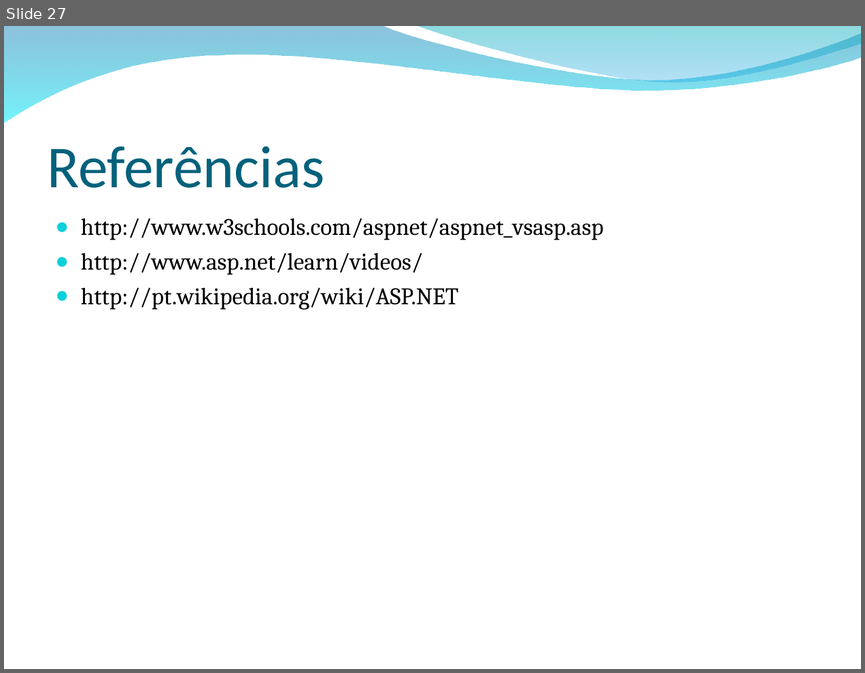
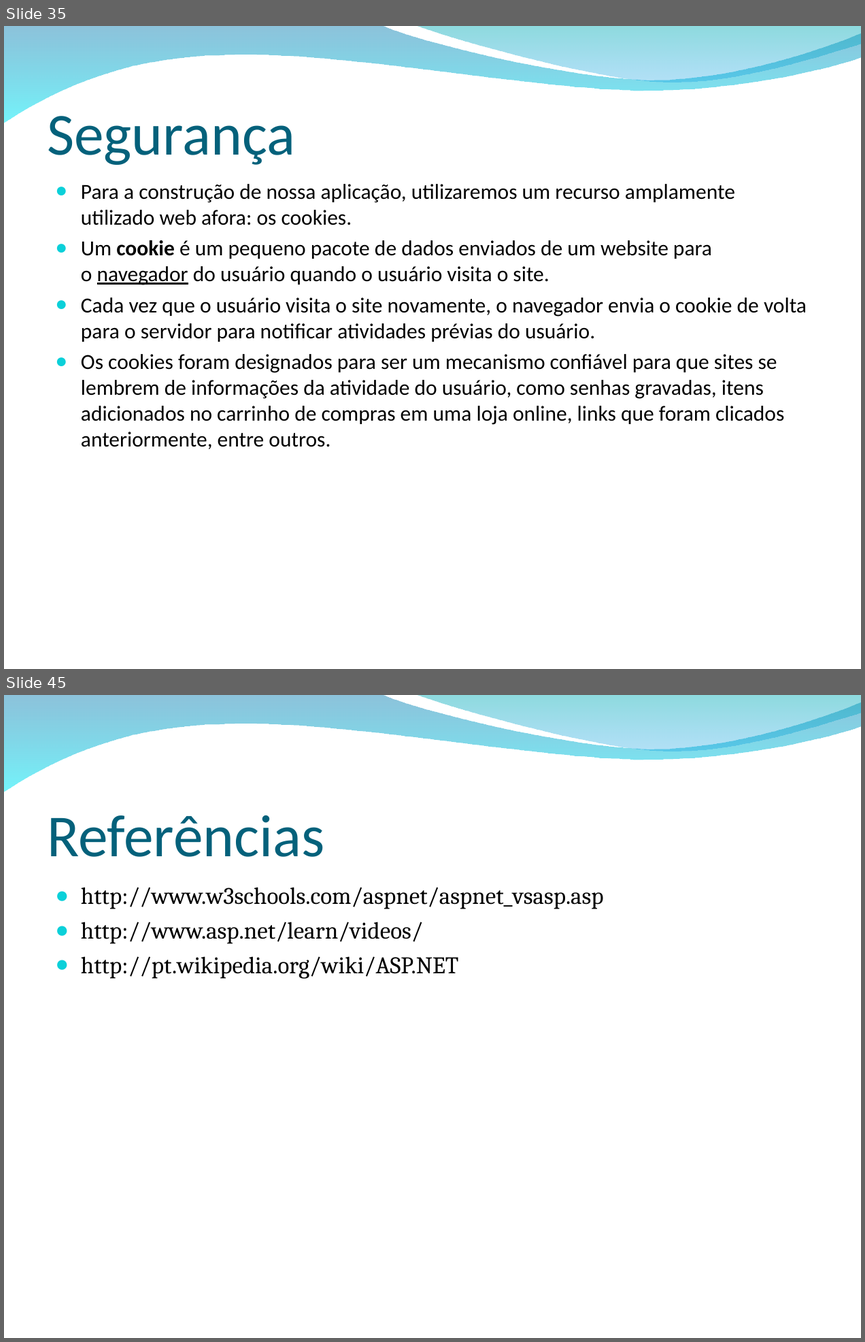
Before and after one commit to wandersonalvesrodrigues/Apresentacao_ASP.NET_MVC, a slide deck: ASP.NET MVC.ppt. Shown one above the other, each under a label of ours: slide 27 before the commit, slides 35 and 45 after it; the slides between them are not shown. The pictures are 865x673 and 865x1342 pixels, drawn with LibreOffice and Linux fonts; fonts in the diff are those of the drawing; background and template pictures are left out. Boxes give left, top, right and bottom in pixels: in the first picture for what was removed or moved away, otherwise in the second. Text is boxed around its words. In the diff, an @@ line names an element or a change of style, - is before the commit and + after.

```diff
--- a/ASP.NET MVC.ppt
+++ b/ASP.NET MVC.ppt
@@ slide 35 added at (x1=4, y1=26, x2=861, y2=669), background picture (left out); not listed: 2 template elements that a slide beside it also shows @@
@@ title added at (x1=47, y1=116, x2=296, y2=165), 50 pt, text #04617B @@
+Segurança
@@ text added at (x1=81, y1=184, x2=806, y2=449), 18 pt, text #000000 @@
+● Para a construção de nossa aplicação, utilizaremos um recurso amplamente utilizado web afora: os cookies.
+● Um cookie é um pequeno pacote de dados enviados de um website para o navegador do usuário quando o usuário visita o site.
+● Cada vez que o usuário visita o site novamente, o navegador envia o cookie de volta para o servidor para notificar atividades prévias do usuário.
+● Os cookies foram designados para ser um mecanismo confiável para que sites se lembrem de informações da atividade do usuário, como senhas gravadas, itens adicionados no carrinho de compras em uma loja online, links que foram clicados anteriormente, entre outros.
@@ what was slide 27 is now slide 45 @@
```
Also in this commit, not shown: 5 slides changed, 18 other slides added, 1 slide removed, 17 other files.
